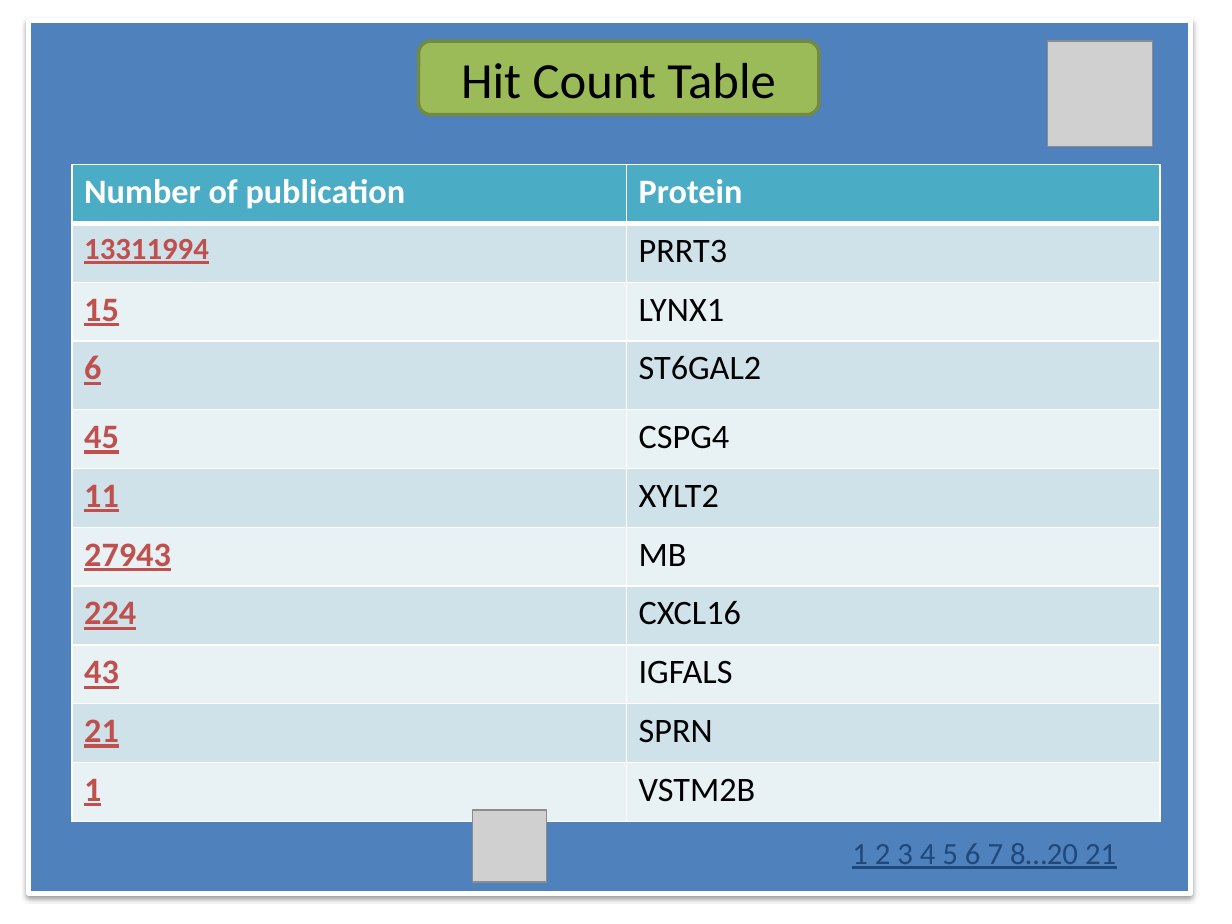
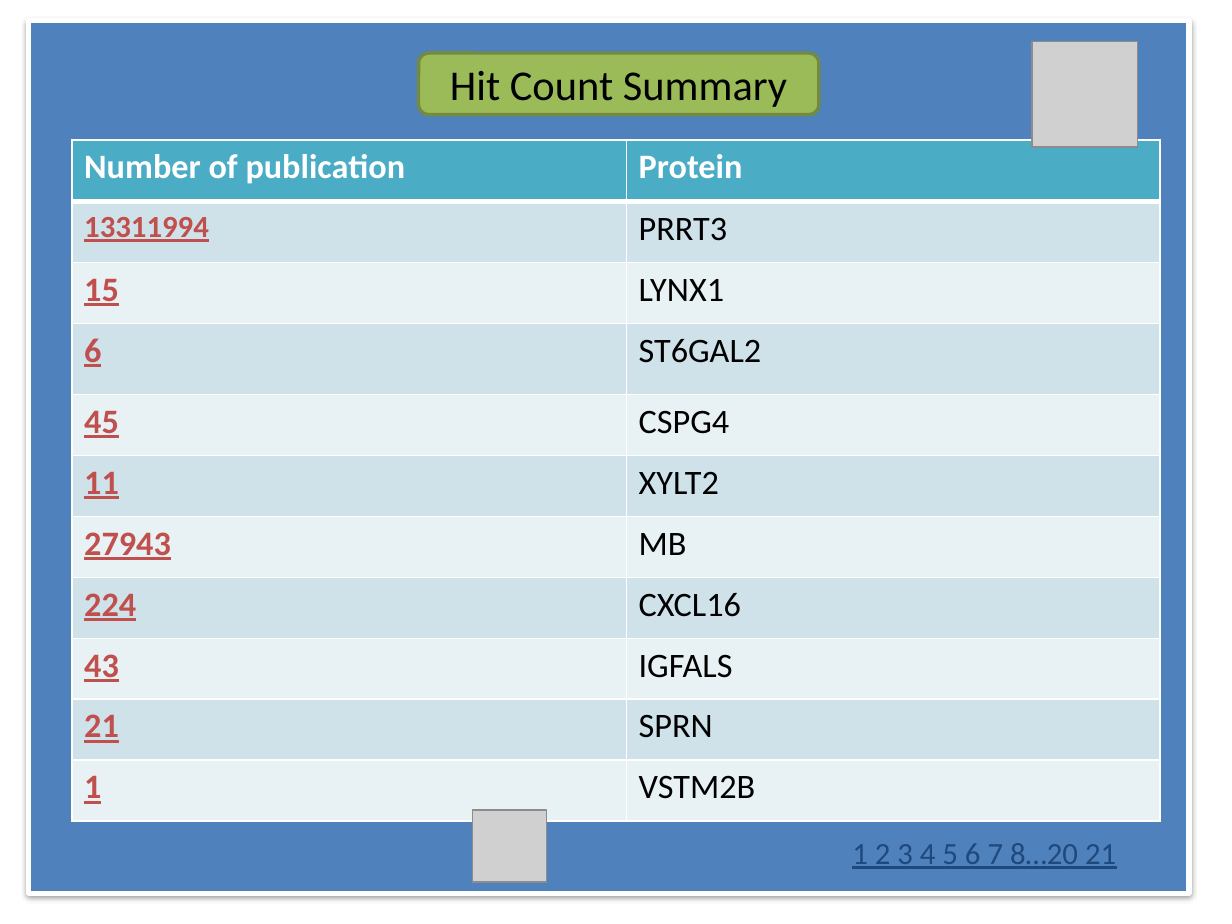
Before and after one commit to bluewood/HighThroughputDataRetrieval, a slide deck: slide 17 of Documents/GUI.pptx. Drawn at 1232x924 pixels with LibreOffice and Linux fonts; fonts in the diff are those of the drawing; grey boxes stand for pictures. Boxes give left, top, right and bottom in pixels: in the first picture for what was removed or moved away, otherwise in the second. Text is boxed around its words. In the diff, an @@ line names an element or a change of style, - is before the commit and + after.

```diff
--- a/Documents/GUI.pptx
+++ b/Documents/GUI.pptx
@@ rounded rectangle "Hit Count Summary" resized from (x1=419, y1=41, x2=819, y2=115) to (x1=419, y1=53, x2=819, y2=115) @@
@@ picture moved from (x1=1047, y1=41, x2=1153, y2=147) to (x1=1032, y1=42, x2=1138, y2=148) @@
@@ text in rounded rectangle at (x1=450, y1=71, x2=787, y2=107): text changed; size 29.6 to 24.8 pt @@
-Hit Count Table
+Hit Count Summary
@@ table resized from (x1=71, y1=164, x2=1159, y2=821) to (x1=71, y1=140, x2=1159, y2=822) @@
```
Also in this commit, not shown: 3 other slides changed, 50 other files.
